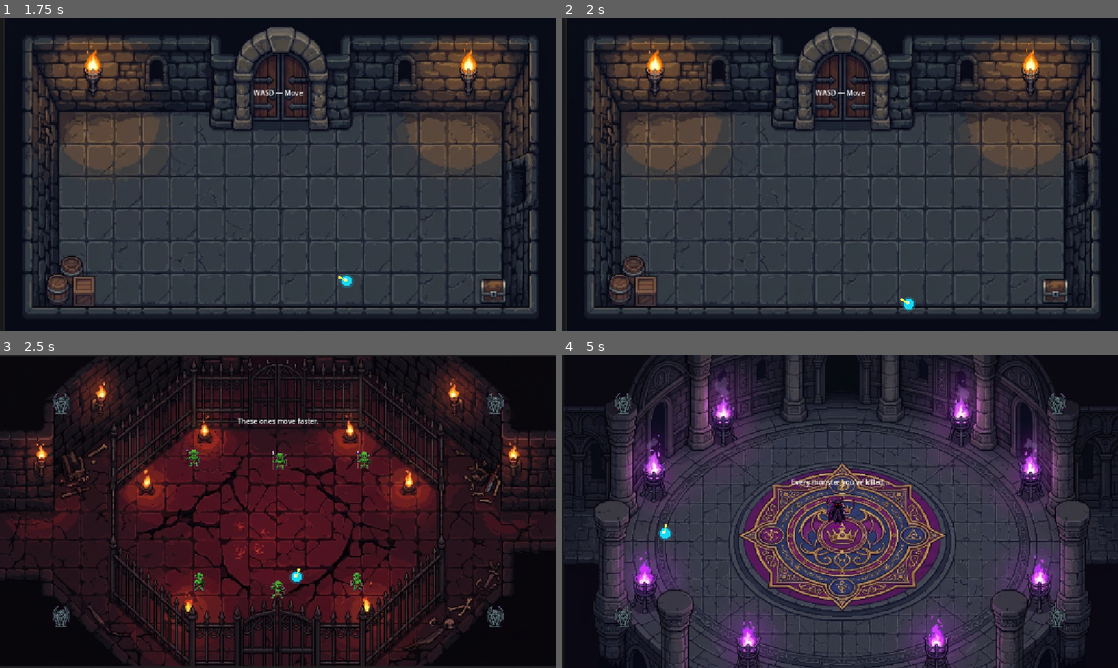
Above: before the commit, frames 1-4 (two rows, left to right).
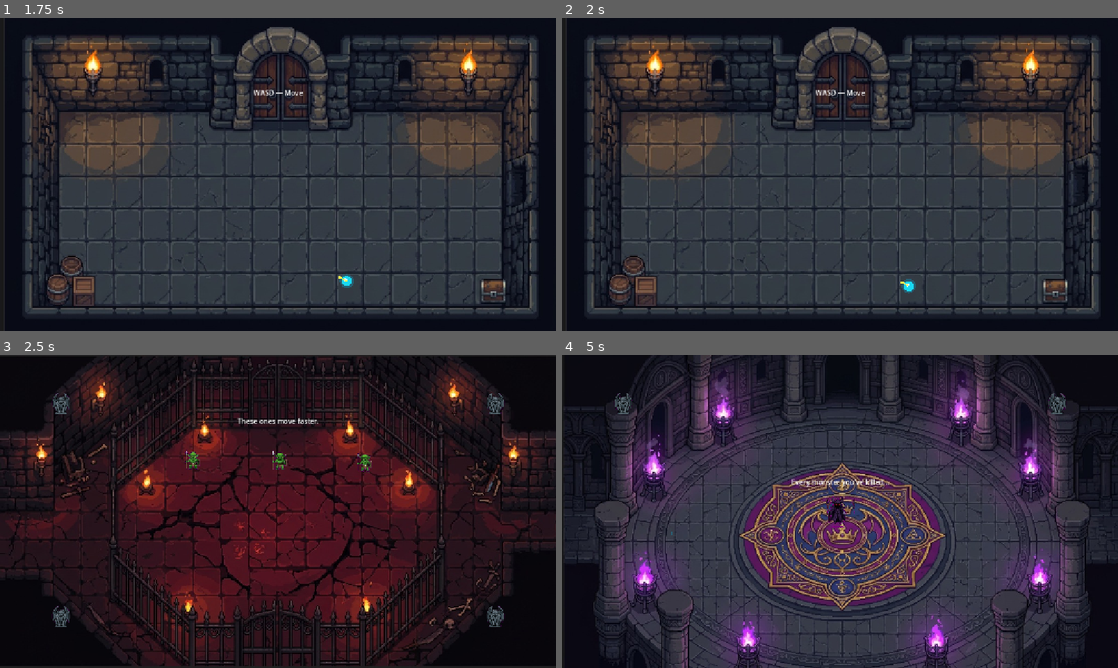
Above: after the commit, the same moments.

Repository: dakshshrivastava2025/SkillIssue.exe
Game: Godot game, scene res://Scenes/enemies/main.tscn
Two runs of this game, one before a commit and one after it. Both use one fixed random seed, a clock stepped at 60 frames per second and the inputs below.
Inputs (mouse positions are in pixels of both pictures, inside the frame that each line leads up to):
- Up to frame 1 (1.75 s): tap Enter at 0.5 s; move the mouse to (400, 158) at 0.52 s; hold D 0.53-1.28 s; tap N at 0.6 s; click (400, 158) at 0.67 s; tap Space at 0.77, 1.52 s; move the mouse to (166, 190) at 1.27 s; hold S from 1.28 s (still down); tap K at 1.35 s
- Up to frame 2 (2 s): keep holding S
- Up to frame 3 (2.5 s): move the mouse to (333, 442) at 2.02 s; release S at 2.03 s; hold D from 2.03 s (still down); tap J at 2.1 s
- Up to frame 4 (5 s): move the mouse to (812, 574) at 2.77 s; release D at 2.78 s; hold W 2.78-3.53 s; tap Z at 2.85 s; click (812, 574) at 2.92 s; tap Space at 3.02, 3.77, 4.52 s; move the mouse to (1006, 558) at 3.52 s; hold A from 3.53 s (still down); tap Shift at 3.6 s; move the mouse to (673, 464) at 4.27 s; tap C at 4.35 s

Frame 1 is identical in both runs. In frame 2, 0.2% of the frame differs, in the area x 60-64%, y 83-94%; in frame 3, 0.7%, in the area x 33-67%, y 29-78%; in frame 4, 0.3%.

Commit message:
Implement pixel-accurate bounding box colliders for all 5 rooms and foreground occluder layers for pillars and cage bars

Diff:
--- a/Skill_Issue.exe/scripts/room1_tutorial.gd
+++ b/Skill_Issue.exe/scripts/room1_tutorial.gd
@@ -36,6 +36,21 @@
 
 func _get_room_bg_path() -> String:
 	return "res://assets/room1_bg.png"
+
+func _get_wall_colliders() -> Array[Rect2]:
+	return [
+		# North wall with central closed door
+		Rect2(-330, -270, 520, 80), # North-Left wall
+		Rect2(330, -270, 520, 80),  # North-Right wall
+		Rect2(0, -295, 160, 60),    # Closed North Door arch
+		# South, West, and East stone walls
+		Rect2(0, 310, 1140, 80),    # South perimeter wall
+		Rect2(-570, 0, 70, 700),    # West perimeter wall
+		Rect2(570, 0, 70, 700),     # East perimeter wall
+		# Corner Props Colliders
+		Rect2(-490, 240, 75, 75),   # Bottom-Left Barrels & Wooden Crate
+		Rect2(485, 255, 60, 45),    # Bottom-Right Iron Treasure Chest
+	]
 
 func _get_zombie_scene() -> PackedScene:
 	var paths = ["res://Scenes/enemies/zombie.tscn", "res://scenes/enemies/Zombie.tscn", "res://Scenes/enemies/Zombie.tscn"]
--- a/Skill_Issue.exe/scripts/room2_icy.gd
+++ b/Skill_Issue.exe/scripts/room2_icy.gd
@@ -43,6 +43,21 @@
 
 func _get_room_bg_path() -> String:
 	return "res://assets/room2_bg.png"
+
+func _get_wall_colliders() -> Array[Rect2]:
+	return [
+		# North wall with central doorway arch
+		Rect2(-330, -280, 520, 70), # North-Left wall
+		Rect2(330, -280, 520, 70),  # North-Right wall
+		# South wall with central doorway arch
+		Rect2(-330, 310, 520, 70),  # South-Left wall
+		Rect2(330, 310, 520, 70),   # South-Right wall
+		# West & East walls with archway tunnels
+		Rect2(-560, -180, 60, 240), # West-Top wall
+		Rect2(-560, 180, 60, 240),  # West-Bottom wall
+		Rect2(560, -180, 60, 240),  # East-Top wall
+		Rect2(560, 180, 60, 240),   # East-Bottom wall
+	]
 
 func _physics_process(_delta: float) -> void:
 	if _player_on_ice and _player_ref and _player_ref.has_method("apply_ice_effect"):
--- a/Skill_Issue.exe/scripts/room3_faster.gd
+++ b/Skill_Issue.exe/scripts/room3_faster.gd
@@ -35,6 +35,25 @@
 
 func _get_room_bg_path() -> String:
 	return "res://assets/room3_bg.png"
+
+func _get_room_foreground_path() -> String:
+	return "res://assets/room3_foreground.png"
+
+func _get_wall_colliders() -> Array[Rect2]:
+	return [
+		# Outer octagon perimeter stone walls
+		Rect2(0, -320, 1200, 60),  # Top wall
+		Rect2(0, 320, 1200, 60),   # Bottom wall
+		Rect2(-590, 0, 60, 720),   # Left wall
+		Rect2(590, 0, 60, 720),    # Right wall
+		# Inner Iron Cage Fence (Pillars & Bars with gate opening in center)
+		Rect2(-240, -180, 240, 30), # Top-Left iron fence
+		Rect2(240, -180, 240, 30),  # Top-Right iron fence
+		Rect2(-360, 0, 30, 280),    # West iron cage bars
+		Rect2(360, 0, 30, 280),     # East iron cage bars
+		Rect2(-220, 190, 220, 30),  # Bottom-Left iron fence
+		Rect2(220, 190, 220, 30),   # Bottom-Right iron fence
+	]
 
 func _get_zombie_scene() -> PackedScene:
 	var paths = ["res://Scenes/enemies/zombie.tscn", "res://scenes/enemies/Zombie.tscn", "res://Scenes/enemies/Zombie.tscn"]
--- a/Skill_Issue.exe/scripts/room4_director.gd
+++ b/Skill_Issue.exe/scripts/room4_director.gd
@@ -42,6 +42,22 @@
 
 func _get_room_bg_path() -> String:
 	return "res://assets/room4_bg.png"
+
+func _get_wall_colliders() -> Array[Rect2]:
+	return [
+		# Outer perimeter walls
+		Rect2(0, -280, 1100, 70),  # Top wall
+		Rect2(0, 310, 1100, 70),   # Bottom wall
+		Rect2(-540, 0, 70, 680),   # Left curved wall
+		Rect2(540, 0, 70, 680),    # Right curved wall
+		# 4 Flame Pillar pedestals
+		Rect2(-270, -110, 70, 80), # Top-Left Pillar
+		Rect2(270, -110, 70, 80),  # Top-Right Pillar
+		Rect2(-270, 190, 70, 80),  # Bottom-Left Pillar
+		Rect2(270, 190, 70, 80),   # Bottom-Right Pillar
+		# Center Pit Grate
+		Rect2(0, 40, 190, 150),    # Center Grate Pit Barrier
+	]
 
 func _physics_process(_delta: float) -> void:
 	if _player_on_ice and _player_ref and _player_ref.has_method("apply_ice_effect"):
--- a/Skill_Issue.exe/scripts/room5_boss.gd
+++ b/Skill_Issue.exe/scripts/room5_boss.gd
@@ -12,6 +12,27 @@
 func _get_room_bg_path() -> String:
 	return "res://assets/room5_bg.png"
 
+func _get_room_foreground_path() -> String:
+	return "res://assets/room5_foreground.png"
+
+func _get_wall_colliders() -> Array[Rect2]:
+	return [
+		# Outer circular arena walls
+		Rect2(0, -290, 1100, 70),  # Top wall
+		Rect2(0, 310, 1100, 70),   # Bottom wall
+		Rect2(-540, 0, 70, 680),   # Left curved wall
+		Rect2(540, 0, 70, 680),    # Right curved wall
+		# 8 Colosseum Stone Pillars (Player hides behind them; foreground layer renders above player)
+		Rect2(-460, -180, 70, 90), # Top-Left outer
+		Rect2(-240, -230, 70, 90), # Top-Left inner
+		Rect2(240, -230, 70, 90),  # Top-Right inner
+		Rect2(460, -180, 70, 90),  # Top-Right outer
+		Rect2(-460, 180, 70, 90),  # Bottom-Left outer
+		Rect2(-240, 230, 70, 90),  # Bottom-Left inner
+		Rect2(240, 230, 70, 90),   # Bottom-Right inner
+		Rect2(460, 180, 70, 90),   # Bottom-Right outer
+	]
+
 func _listen_to_boss_death() -> void:
 	var boss = get_node_or_null("BossEnemy")
 	if boss:
--- a/Skill_Issue.exe/scripts/room_base.gd
+++ b/Skill_Issue.exe/scripts/room_base.gd
@@ -80,17 +80,13 @@
 			bg_spr.scale = Vector2(1280.0 / float(bg_tex.get_width()), 720.0 / float(bg_tex.get_height()))
 			env.add_child(bg_spr)
 
-	# 3. Perimeter Walls (StaticBody2D colliders)
+	# 3. Perimeter Walls & Custom Obstacle Colliders (StaticBody2D)
 	var static_body = StaticBody2D.new()
 	static_body.name = "DungeonWalls"
-
-	var wall_rects = [
-		Rect2(0, -350, 1280, 40), # Top wall
-		Rect2(0, 350, 1280, 40),  # Bottom wall
-		Rect2(-630, 0, 40, 720),  # Left wall
-		Rect2(630, 0, 40, 720),   # Right wall
-	]
-
+	static_body.collision_layer = 1
+	static_body.collision_mask = 3
+
+	var wall_rects = _get_wall_colliders()
 	for rect in wall_rects:
 		var col = CollisionShape2D.new()
 		var shape = RectangleShape2D.new()
@@ -100,6 +96,19 @@
 		static_body.add_child(col)
 
 	env.add_child(static_body)
+
+	# 3b. Foreground Layer (Pillars / Fences / Bars player hides behind)
+	var fg_path = _get_room_foreground_path()
+	if fg_path != "" and ResourceLoader.exists(fg_path):
+		var fg_tex = load(fg_path) as Texture2D
+		if fg_tex:
+			var fg_spr = Sprite2D.new()
+			fg_spr.name = "RoomForegroundSprite"
+			fg_spr.texture = fg_tex
+			fg_spr.position = Vector2.ZERO
+			fg_spr.z_index = 20 # Render in front of player and enemies
+			fg_spr.scale = Vector2(1280.0 / float(fg_tex.get_width()), 720.0 / float(fg_tex.get_height()))
+			add_child(fg_spr)
 
 	# 4. Interactive Room Exit Door Trigger (North Door)
 	_build_exit_door(env)
@@ -203,6 +212,19 @@
 func _get_room_bg_path() -> String:
 	return "res://assets/room1_bg.png"
 
+func _get_room_foreground_path() -> String:
+	return ""
+
+## Returns array of Rect2 (position, size) defining impassable wall colliders
+func _get_wall_colliders() -> Array[Rect2]:
+	# Default room dimensions matching the 1280x720 background
+	return [
+		Rect2(0, -260, 1140, 100), # North stone wall
+		Rect2(0, 310, 1140, 90),   # South stone wall
+		Rect2(-570, 0, 100, 720),  # West stone wall
+		Rect2(570, 0, 100, 720),   # East stone wall
+	]
+
 # ---------------------------------------------------------------------------
 # Override in subclasses
 # ---------------------------------------------------------------------------
Binary file added: Skill_Issue.exe/assets/room3_foreground.png
Binary file added: Skill_Issue.exe/assets/room5_foreground.png
